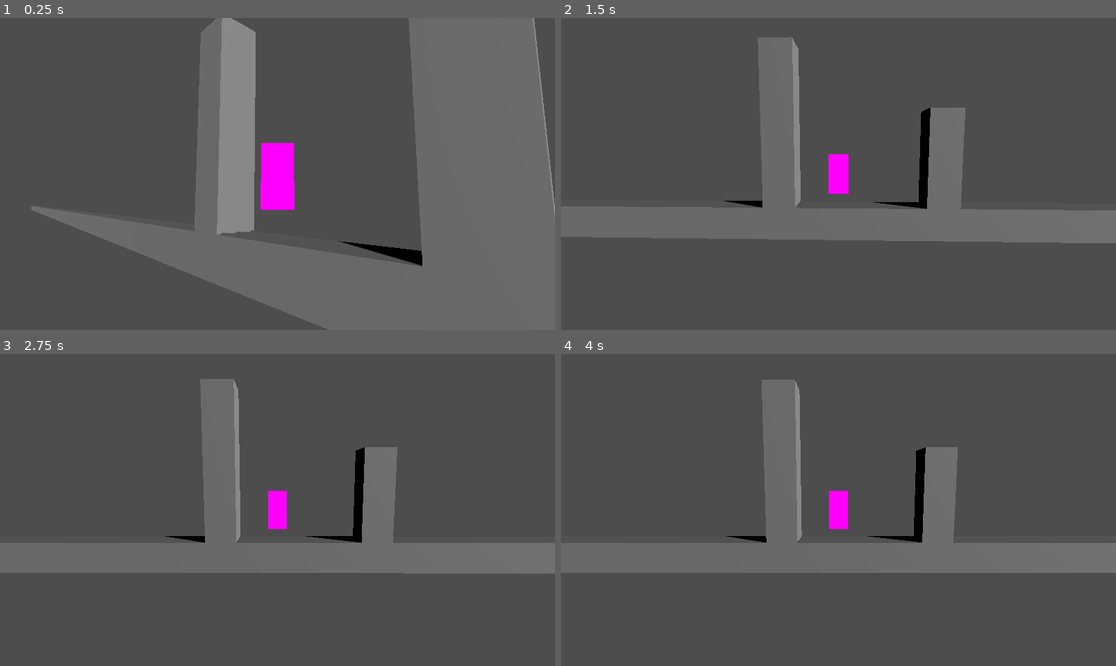
Above: before the commit, frames 1-4 (two rows, left to right).
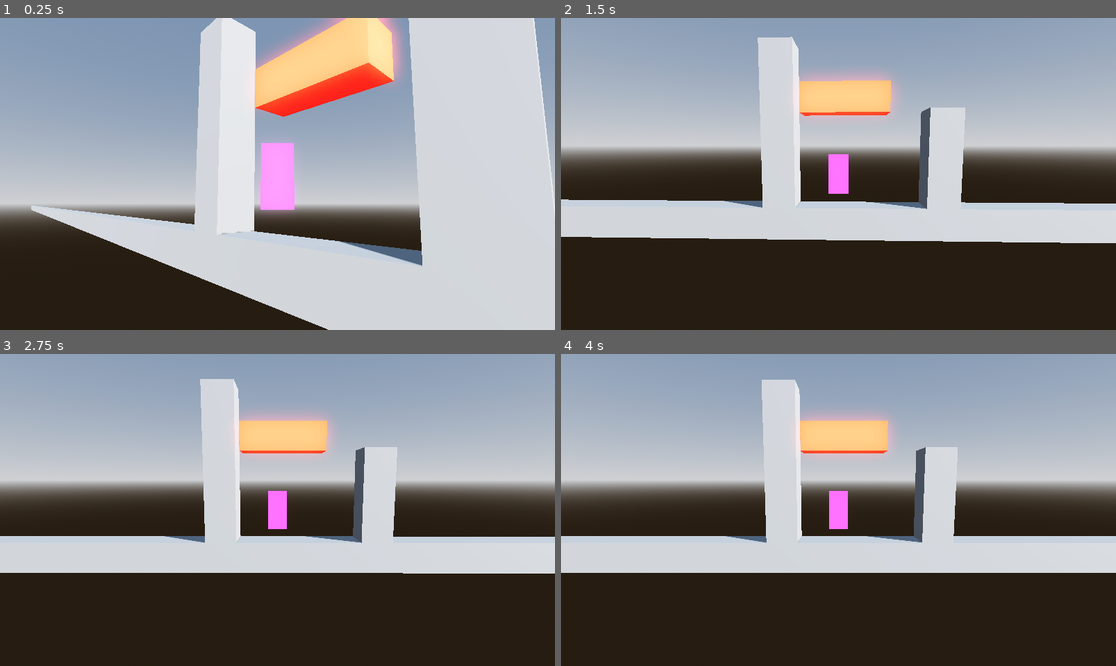
Above: after the commit, the same moments.

Repository: daniel-abbott/NinjaPlatformerGame
Game: Godot game, scene res://Levels/Sandbox.tscn
Two runs of this game, one before a commit and one after it. Both use one fixed random seed, a clock stepped at 60 frames per second and the inputs below. The project has no main scene, so this scene is started directly.
Inputs:
- Up to frame 1 (0.25 s): no input
- Up to frame 2 (1.5 s): no input
- Up to frame 3 (2.75 s): no input
- Up to frame 4 (4 s): no input

The runs differ from the first frame. In frame 1, 99% of the frame differs, in the area x 0-100%, y 0-100%; in frame 2, 98%; in frame 3, 98%; in frame 4, 98%.

Commit message:
Add some post-processing to Sandbox level * This is totally unnecessary, but could be a cool art direction later

Diff:
--- a/Levels/Sandbox.tscn
+++ b/Levels/Sandbox.tscn
@@ -13,6 +13,32 @@
 [sub_resource type="SphereShape3D" id="SphereShape3D_nf76g"]
 
 [sub_resource type="SphereMesh" id="SphereMesh_jw8hc"]
+
+[sub_resource type="ProceduralSkyMaterial" id="ProceduralSkyMaterial_yxcyy"]
+
+[sub_resource type="Sky" id="Sky_80rgs"]
+sky_material = SubResource("ProceduralSkyMaterial_yxcyy")
+
+[sub_resource type="Environment" id="Environment_uwdam"]
+background_mode = 2
+sky = SubResource("Sky_80rgs")
+tonemap_mode = 3
+ssr_enabled = true
+ssao_enabled = true
+ssil_enabled = true
+sdfgi_enabled = true
+glow_enabled = true
+glow_blend_mode = 0
+volumetric_fog_density = 0.0
+
+[sub_resource type="StandardMaterial3D" id="StandardMaterial3D_ohq1r"]
+albedo_color = Color(1, 0, 0, 1)
+emission_enabled = true
+emission = Color(1, 0, 0, 1)
+
+[sub_resource type="BoxMesh" id="BoxMesh_fx0d6"]
+material = SubResource("StandardMaterial3D_ohq1r")
+size = Vector3(3, 1, 1)
 
 [node name="Sandbox" type="Node3D"]
 
@@ -72,6 +98,7 @@
 
 [node name="PlaceholderSprite" type="Sprite3D" parent="Player"]
 billboard = 2
+shaded = true
 texture = SubResource("PlaceholderTexture2D_ev432")
 
 [node name="CameraPivot" type="Node3D" parent="Player"]
@@ -104,3 +131,10 @@
 billboard = 1
 no_depth_test = true
 text = "hide"
+
+[node name="WorldEnvironment" type="WorldEnvironment" parent="."]
+environment = SubResource("Environment_uwdam")
+
+[node name="MeshInstance3D" type="MeshInstance3D" parent="."]
+transform = Transform3D(1, 0, 0, 0, 1, 0, 0, 0, 1, -6, 4, -1)
+mesh = SubResource("BoxMesh_fx0d6")
Not shown: 1 places in Levels/Sandbox.tscn that only renumber resources
